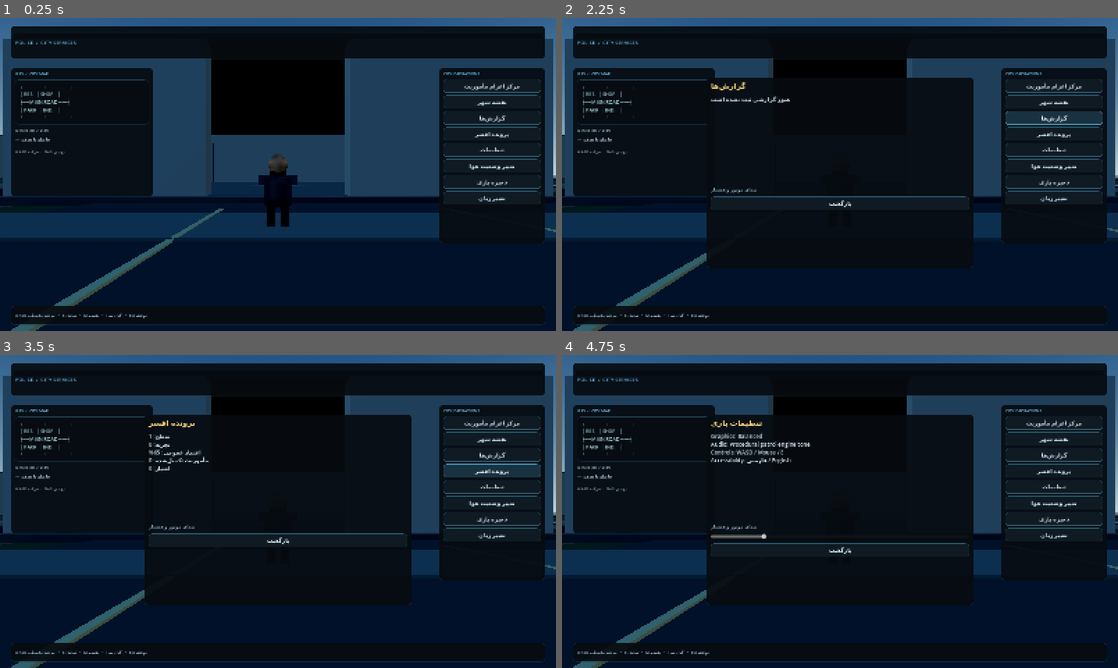
Above: before the commit, frames 1-4 (two rows, left to right).
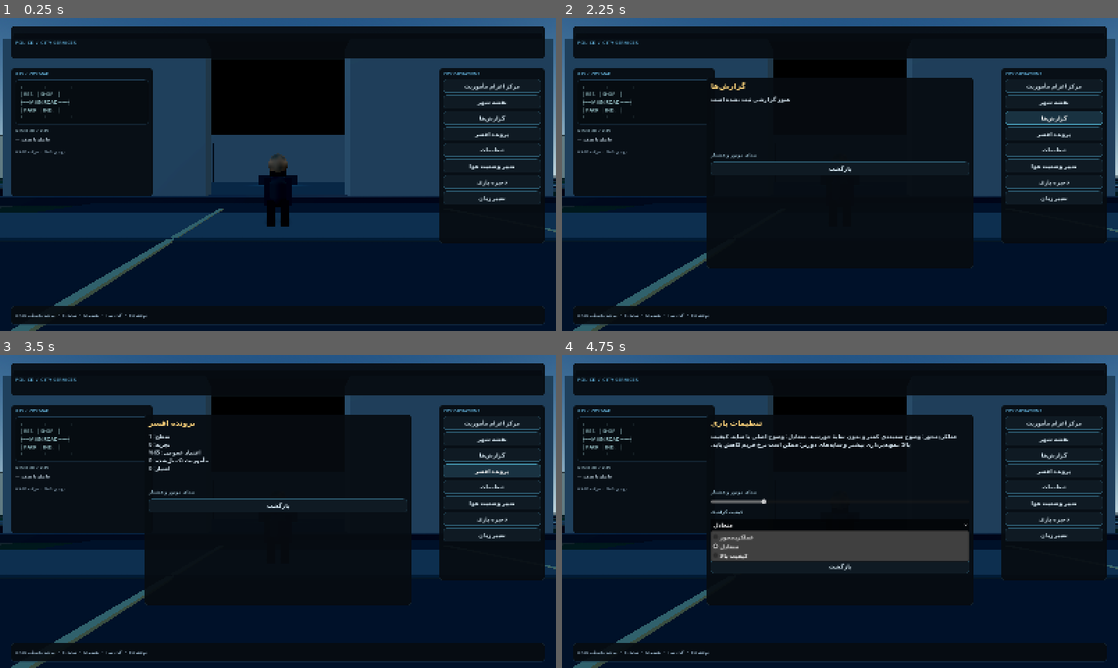
Above: after the commit, the same moments.

Repository: thedeverfankhajo-bot/Police-Simulator
Game: Godot game, scene res://scenes/boot/main.tscn
The game is run twice, just before and just after one commit, with the same random seed, the same clock (stepped at 60 frames per second) and the same inputs.
Inputs (mouse positions are in pixels of both pictures, inside the frame that each line leads up to):
- Up to frame 1 (0.25 s): no input
- Up to frame 2 (2.25 s): click "مرکز اعزام مأموریت" at 0.5 s; click "نقشه شهر" at 1.25 s; click "گزارش‌ها" at 2 s
- Up to frame 3 (3.5 s): click "پرونده افسر" at 2.75 s
- Up to frame 4 (4.75 s): click "تنظیمات" at 3.5 s; click (840, 524) at 4.25 s, where only the run after the commit has a clickable "متعادل"

The runs differ from the first frame. In frame 1, less than 0.1% of the frame differs, in the area x 0-1%, y 37-52%; in frame 2, 0.7%; in frame 3, 0.7%; in frame 4, 6.0%, in the area x 0-74%, y 24-70%.

Commit message:
Add persistent graphics and camera settings

Diff:
--- a/project.godot
+++ b/project.godot
@@ -13,6 +13,7 @@
 LocaleManager="*res://scripts/autoload/locale_manager.gd"
 SaveManager="*res://scripts/autoload/save_manager.gd"
 AudioManager="*res://scripts/autoload/audio_manager.gd"
+SettingsManager="*res://scripts/autoload/settings_manager.gd"
 
 [display]
 window/size/viewport_width=1600
--- a/scripts/autoload/locale_manager.gd
+++ b/scripts/autoload/locale_manager.gd
@@ -46,6 +46,11 @@
 		"graphics": "کیفیت گرافیک",
 		"graphics_low": "کم",
 		"graphics_high": "زیاد",
+		"graphics_performance": "عملکردمحور",
+		"graphics_balanced": "متعادل",
+		"graphics_quality": "کیفیت بالا",
+		"graphics_hint": "عملکردمحور: وضوح سه‌بعدی کمتر و بدون سایهٔ خورشید. متعادل: وضوح اصلی با سایه. کیفیت بالا: نمونه‌برداری بیشتر و سایه‌های دورتر؛ ممکن است نرخ فریم کاهش یابد.",
+		"camera_sensitivity": "حساسیت دوربین",
 		"pause": "بازی متوقف شد",
 		"pause_message": "بازی متوقف شده است. برای ادامه، بازگشت را انتخاب کنید.",
 		"objective": "هدف مأموریت",
@@ -108,6 +113,11 @@
 		"graphics": "Graphics Quality",
 		"graphics_low": "Low",
 		"graphics_high": "High",
+		"graphics_performance": "Performance",
+		"graphics_balanced": "Balanced",
+		"graphics_quality": "High Quality",
+		"graphics_hint": "Performance lowers 3D render resolution and disables sun shadows. Balanced uses native resolution and shadows. High Quality supersamples and extends shadow distance, which may reduce frame rate.",
+		"camera_sensitivity": "Camera sensitivity",
 		"pause": "Game Paused",
 		"pause_message": "The simulation is paused. Select Resume to continue.",
 		"objective": "Mission Objective",
--- /dev/null
+++ b/scripts/autoload/settings_manager.gd
@@ -0,0 +1,130 @@
+extends Node
+
+signal settings_changed
+
+const SETTINGS_PATH := "user://police_simulator_settings.cfg"
+const SETTINGS_VERSION := 1
+const QUALITY_LEVELS: Array[String] = ["performance", "balanced", "quality"]
+const QUALITY_PRESETS: Dictionary = {
+	"performance": {
+		"render_scale": 0.82,
+		"shadows_enabled": false,
+		"shadow_distance": 55.0
+	},
+	"balanced": {
+		"render_scale": 1.0,
+		"shadows_enabled": true,
+		"shadow_distance": 90.0
+	},
+	"quality": {
+		"render_scale": 1.12,
+		"shadows_enabled": true,
+		"shadow_distance": 130.0
+	}
+}
+
+var graphics_quality: String = "balanced"
+var sensitivity_scale: float = 1.0
+
+var _world_environment: WorldEnvironment
+var _sun: DirectionalLight3D
+var _player_target: Node
+var _vehicle_target: Node
+
+func _ready() -> void:
+	if FileAccess.file_exists(SETTINGS_PATH) and not load_settings():
+		push_warning("User settings could not be loaded; safe defaults remain active.")
+
+func configure_world(world_environment: WorldEnvironment, sun: DirectionalLight3D) -> void:
+	_world_environment = world_environment
+	_sun = sun
+	_apply_graphics_profile()
+
+func configure_camera_targets(player: Node, vehicle: Node) -> void:
+	_player_target = player
+	_vehicle_target = vehicle
+	_apply_camera_sensitivity()
+
+func get_quality_index() -> int:
+	return maxi(0, QUALITY_LEVELS.find(graphics_quality))
+
+func get_quality_name(index: int) -> String:
+	if index < 0 or index >= QUALITY_LEVELS.size():
+		return ""
+	return QUALITY_LEVELS[index]
+
+func set_graphics_quality(quality: String) -> bool:
+	if not QUALITY_PRESETS.has(quality):
+		return false
+	if graphics_quality == quality:
+		return true
+	graphics_quality = quality
+	_apply_graphics_profile()
+	settings_changed.emit()
+	return save_settings()
+
+func set_sensitivity_scale(value: float, persist: bool = true) -> bool:
+	if not is_finite(value) or value < 0.5 or value > 1.5:
+		return false
+	if is_equal_approx(sensitivity_scale, value):
+		return true
+	sensitivity_scale = value
+	_apply_camera_sensitivity()
+	settings_changed.emit()
+	return save_settings() if persist else true
+
+func save_settings(path: String = SETTINGS_PATH) -> bool:
+	var config := ConfigFile.new()
+	config.set_value("meta", "version", SETTINGS_VERSION)
+	config.set_value("graphics", "quality", graphics_quality)
+	config.set_value("controls", "sensitivity_scale", sensitivity_scale)
+	var error := config.save(path)
+	if error != OK:
+		push_warning("User settings could not be saved: %s" % error_string(error))
+		return false
+	return true
+
+func load_settings(path: String = SETTINGS_PATH) -> bool:
+	var config := ConfigFile.new()
+	var error := config.load(path)
+	if error != OK:
+		return false
+	var version: Variant = config.get_value("meta", "version", null)
+	var quality: Variant = config.get_value("graphics", "quality", null)
+	var sensitivity: Variant = config.get_value("controls", "sensitivity_scale", null)
+	if not (version is int or version is float) or not is_equal_approx(float(version), float(SETTINGS_VERSION)):
+		return false
+	if not quality is String or not QUALITY_PRESETS.has(quality):
+		return false
+	if not (sensitivity is int or sensitivity is float):
+		return false
+	var numeric_sensitivity := float(sensitivity)
+	if not is_finite(numeric_sensitivity) or numeric_sensitivity < 0.5 or numeric_sensitivity > 1.5:
+		return false
+	graphics_quality = quality
+	sensitivity_scale = numeric_sensitivity
+	_apply_graphics_profile()
+	_apply_camera_sensitivity()
+	settings_changed.emit()
+	return true
+
+func get_graphics_summary(language_code: String = "fa") -> String:
+	if language_code == "en":
+		return "Graphics settings apply immediately. High Quality uses 1.12x supersampling and longer sun-shadow distance; actual frame rate depends on the PC."
+	return "تنظیمات گرافیکی فوراً اعمال می‌شوند. کیفیت بالا از نمونه‌برداری ۱٫۱۲ برابری و فاصلهٔ بیشتر سایهٔ خورشید استفاده می‌کند؛ نرخ فریم به سخت‌افزار PC بستگی دارد."
+
+func _apply_graphics_profile() -> void:
+	var profile: Dictionary = QUALITY_PRESETS.get(graphics_quality, QUALITY_PRESETS["balanced"])
+	var viewport := get_viewport()
+	if viewport != null:
+		viewport.scaling_3d_mode = Viewport.SCALING_3D_MODE_BILINEAR
+		viewport.scaling_3d_scale = float(profile["render_scale"])
+	if is_instance_valid(_sun):
+		_sun.shadow_enabled = bool(profile["shadows_enabled"])
+		_sun.directional_shadow_max_distance = float(profile["shadow_distance"])
+
+func _apply_camera_sensitivity() -> void:
+	if is_instance_valid(_player_target) and _player_target.has_method("set_camera_sensitivity"):
+		_player_target.call("set_camera_sensitivity", 0.0025 * sensitivity_scale)
+	if is_instance_valid(_vehicle_target) and _vehicle_target.has_method("set_camera_sensitivity"):
+		_vehicle_target.call("set_camera_sensitivity", 0.0022 * sensitivity_scale)
--- a/scripts/player/player_controller.gd
+++ b/scripts/player/player_controller.gd
@@ -122,6 +122,11 @@
 		camera.current = enabled
 	visible = enabled
 
+func set_camera_sensitivity(value: float) -> void:
+	if not is_finite(value):
+		return
+	camera_sensitivity = clampf(value, 0.001, 0.006)
+
 func get_active_camera() -> Camera3D:
 	return camera
 
--- a/scripts/ui/hud.gd
+++ b/scripts/ui/hud.gd
@@ -26,6 +26,11 @@
 var dialogue: PanelContainer
 var _overlay_content: VBoxContainer
 var _volume_slider: HSlider
+var _graphics_label: Label
+var _graphics_option: OptionButton
+var _settings_hint: Label
+var _sensitivity_label: Label
+var _sensitivity_slider: HSlider
 var _dialog_copy: Label
 var _root: Control
 var paused: bool = false
@@ -128,7 +133,7 @@
 	overlay_body.bbcode_enabled = true
 	overlay_body.fit_content = true
 	overlay_body.scroll_active = true
-	overlay_body.custom_minimum_size = Vector2(0, 250)
+	overlay_body.custom_minimum_size = Vector2(0, 150)
 	overlay_body.add_theme_color_override("default_color", Color(0.82, 0.88, 0.92))
 	overlay_col.add_child(overlay_body)
 	_overlay_content = overlay_col
@@ -141,6 +146,30 @@
 	_volume_slider.value = AudioManager.master_volume
 	_volume_slider.value_changed.connect(func(value: float): AudioManager.master_volume = value)
 	overlay_col.add_child(_volume_slider)
+	_graphics_label = _label(LocaleManager.translate("graphics"), 13, Color(0.62,0.76,0.83))
+	overlay_col.add_child(_graphics_label)
+	_graphics_option = OptionButton.new()
+	_graphics_option.custom_minimum_size = Vector2(0, 34)
+	_graphics_option.size_flags_horizontal = Control.SIZE_EXPAND_FILL
+	_graphics_option.add_item(LocaleManager.translate("graphics_performance"), 0)
+	_graphics_option.add_item(LocaleManager.translate("graphics_balanced"), 1)
+	_graphics_option.add_item(LocaleManager.translate("graphics_quality"), 2)
+	_graphics_option.select(SettingsManager.get_quality_index())
+	_graphics_option.item_selected.connect(func(index: int): SettingsManager.set_graphics_quality(SettingsManager.get_quality_name(index)))
+	overlay_col.add_child(_graphics_option)
+	_settings_hint = _label(LocaleManager.translate("graphics_hint"), 11, Color(0.56,0.67,0.74))
+	_settings_hint.autowrap_mode = TextServer.AUTOWRAP_WORD_SMART
+	overlay_col.add_child(_settings_hint)
+	_sensitivity_label = _label(LocaleManager.translate("camera_sensitivity"), 13, Color(0.62,0.76,0.83))
+	overlay_col.add_child(_sensitivity_label)
+	_sensitivity_slider = HSlider.new()
+	_sensitivity_slider.min_value = 0.5
+	_sensitivity_slider.max_value = 1.5
+	_sensitivity_slider.step = 0.05
+	_sensitivity_slider.value = SettingsManager.sensitivity_scale
+	_sensitivity_slider.value_changed.connect(func(value: float): SettingsManager.set_sensitivity_scale(value, false))
+	_sensitivity_slider.drag_ended.connect(func(_changed: bool): SettingsManager.save_settings())
+	overlay_col.add_child(_sensitivity_slider)
 	_action(overlay_col, "back", func(): close_panels())
 
 	dialogue = _make_panel(root, Vector2(0.3, 0.32), Vector2(0.7, 0.68))
@@ -266,10 +295,15 @@
 			body = LocaleManager.translate("pause_message")
 		"settings":
 			title = LocaleManager.translate("settings_title")
-			body = "Graphics: Balanced\nAudio: Procedural patrol engine tone\nControls: WASD / Mouse / E\nAccessibility: فارسی / English"
+			body = LocaleManager.translate("graphics_hint")
 	overlay_title.text = title
 	overlay_body.text = body
 	_volume_slider.visible = kind == "settings"
+	_graphics_label.visible = kind == "settings"
+	_graphics_option.visible = kind == "settings"
+	_settings_hint.visible = kind == "settings"
+	_sensitivity_label.visible = kind == "settings"
+	_sensitivity_slider.visible = kind == "settings"
 	overlay.visible = true
 	dispatch_panel.visible = false
 	_set_mouse(true)
@@ -314,3 +348,13 @@
 			item.text = LocaleManager.translate(str(item.get_meta("translation_key", "")))
 	if is_instance_valid(_dialog_copy):
 		_dialog_copy.text = LocaleManager.translate("citizen_text")
+	if is_instance_valid(_graphics_label):
+		_graphics_label.text = LocaleManager.translate("graphics")
+	if is_instance_valid(_graphics_option):
+		_graphics_option.set_item_text(0, LocaleManager.translate("graphics_performance"))
+		_graphics_option.set_item_text(1, LocaleManager.translate("graphics_balanced"))
+		_graphics_option.set_item_text(2, LocaleManager.translate("graphics_quality"))
+	if is_instance_valid(_settings_hint):
+		_settings_hint.text = LocaleManager.translate("graphics_hint")
+	if is_instance_valid(_sensitivity_label):
+		_sensitivity_label.text = LocaleManager.translate("camera_sensitivity")
--- a/scripts/vehicles/police_vehicle.gd
+++ b/scripts/vehicles/police_vehicle.gd
@@ -12,6 +12,7 @@
 var siren_on: bool = false
 var headlights_on: bool = true
 var speed_kmh: float = 0.0
+var camera_sensitivity: float = 0.0022
 var _longitudinal_speed: float = 0.0
 var _camera: Camera3D
 var _camera_pivot: Node3D
@@ -93,8 +94,8 @@
 	if not driven or Input.mouse_mode != Input.MOUSE_MODE_CAPTURED:
 		return
 	if event is InputEventMouseMotion:
-		_camera_pivot.rotation.y -= event.relative.x * 0.0022
-		_camera_pitch = clampf(_camera_pitch - event.relative.y * 0.0018, -0.55, 0.25)
+		_camera_pivot.rotation.y -= event.relative.x * camera_sensitivity
+		_camera_pitch = clampf(_camera_pitch - event.relative.y * camera_sensitivity * 0.82, -0.55, 0.25)
 		_camera_pivot.rotation.x = _camera_pitch
 
 func _physics_process(delta: float) -> void:
@@ -135,6 +136,11 @@
 	AudioManager.set_engine_intensity(clampf(absf(_longitudinal_speed) / max_speed, 0.0, 1.0) if driven else 0.0)
 	vehicle_state_changed.emit(speed_kmh, siren_on)
 
+func set_camera_sensitivity(value: float) -> void:
+	if not is_finite(value):
+		return
+	camera_sensitivity = clampf(value, 0.001, 0.006)
+
 func set_driven(value: bool) -> void:
 	driven = value
 	_camera.current = value
--- a/scripts/world/main.gd
+++ b/scripts/world/main.gd
@@ -102,6 +102,7 @@
 	sun.shadow_enabled = true
 	sun.directional_shadow_max_distance = 110.0
 	add_child(sun)
+	SettingsManager.configure_world(environment_node, sun)
 	rain = GPUParticles3D.new()
 	rain.amount = 360
 	rain.lifetime = 2.2
@@ -189,6 +190,7 @@
 	patrol_car.name = "PatrolSedan"
 	patrol_car.position = Vector3(29,0.2,47)
 	add_child(patrol_car)
+	SettingsManager.configure_camera_targets(player, patrol_car)
 	patrol_car.add_to_group("interactables")
 	patrol_car.set_meta("interaction_type","vehicle")
 	patrol_car.set_meta("prompt","خودروی گشت  •  E ورود")
--- a/tests/smoke_test.gd
+++ b/tests/smoke_test.gd
@@ -776,6 +776,98 @@
 		quit(1)
 		return
 	hud.call("close_panels")
+
+	# Runtime graphics and input settings must apply and survive a ConfigFile round trip.
+	var settings_manager: Node = root.get_node_or_null("SettingsManager")
+	if settings_manager == null:
+		push_error("Smoke test failed: SettingsManager autoload was not found.")
+		quit(1)
+		return
+	var original_quality := str(settings_manager.get("graphics_quality"))
+	var original_sensitivity := float(settings_manager.get("sensitivity_scale"))
+	var root_viewport := get_root().get_viewport()
+	var sun_light := instance.get_node_or_null("DirectionalLight3D") as DirectionalLight3D
+	var officer := instance.get_node_or_null("PlayerOfficer")
+	var patrol_vehicle := instance.get_node_or_null("PatrolSedan")
+	if sun_light == null or officer == null or patrol_vehicle == null:
+		push_error("Smoke test failed: graphics or camera targets were not registered in the world.")
+		quit(1)
+		return
+	if not bool(settings_manager.call("set_graphics_quality", "performance")):
+		push_error("Smoke test failed: the performance graphics profile could not be applied.")
+		quit(1)
+		return
+	if not is_equal_approx(root_viewport.scaling_3d_scale, 0.82) or sun_light.shadow_enabled:
+		push_error("Smoke test failed: performance profile did not lower render scale and disable sun shadows.")
+		quit(1)
+		return
+	if not bool(settings_manager.call("set_graphics_quality", "balanced")):
+		push_error("Smoke test failed: the balanced graphics profile could not be applied.")
+		quit(1)
+		return
+	if not is_equal_approx(root_viewport.scaling_3d_scale, 1.0) or not sun_light.shadow_enabled:
+		push_error("Smoke test failed: balanced profile did not restore native render scale and sun shadows.")
+		quit(1)
+		return
+	if not bool(settings_manager.call("set_graphics_quality", "quality")):
+		push_error("Smoke test failed: the high-quality graphics profile could not be applied.")
+		quit(1)
+		return
+	if not is_equal_approx(root_viewport.scaling_3d_scale, 1.12):
+		push_error("Smoke test failed: high-quality profile did not enable the configured supersampling scale.")
+		quit(1)
+		return
+	if bool(settings_manager.call("set_graphics_quality", "ultra")):
+		push_error("Smoke test failed: an unknown graphics profile was accepted.")
+		quit(1)
+		return
+	if not bool(settings_manager.call("set_sensitivity_scale", 1.25)):
+		push_error("Smoke test failed: camera sensitivity scale could not be changed.")
+		quit(1)
+		return
+	if not is_equal_approx(float(officer.get("camera_sensitivity")), 0.003125):
+		push_error("Smoke test failed: officer camera sensitivity was not updated.")
+		quit(1)
+		return
+	if not is_equal_approx(float(patrol_vehicle.get("camera_sensitivity")), 0.00275):
+		push_error("Smoke test failed: patrol vehicle camera sensitivity was not updated.")
+		quit(1)
+		return
+	if bool(settings_manager.call("set_sensitivity_scale", INF)):
+		push_error("Smoke test failed: non-finite camera sensitivity was accepted.")
+		quit(1)
+		return
+	var settings_test_path := "user://police_simulator_settings_smoke.cfg"
+	if not bool(settings_manager.call("save_settings", settings_test_path)):
+		push_error("Smoke test failed: graphics settings could not be written to ConfigFile.")
+		quit(1)
+		return
+	settings_manager.call("set_graphics_quality", "performance")
+	settings_manager.call("set_sensitivity_scale", 0.75)
+	if not bool(settings_manager.call("load_settings", settings_test_path)):
+		push_error("Smoke test failed: saved graphics settings could not be loaded.")
+		quit(1)
+		return
+	if str(settings_manager.get("graphics_quality")) != "quality" or not is_equal_approx(float(settings_manager.get("sensitivity_scale")), 1.25):
+		push_error("Smoke test failed: graphics settings did not survive a ConfigFile round trip.")
+		quit(1)
+		return
+	if not bool(settings_manager.call("set_graphics_quality", original_quality)):
+		push_error("Smoke test failed: original graphics quality could not be restored.")
+		quit(1)
+		return
+	if not bool(settings_manager.call("set_sensitivity_scale", original_sensitivity)):
+		push_error("Smoke test failed: original camera sensitivity could not be restored.")
+		quit(1)
+		return
+	var settings_test_absolute_path := ProjectSettings.globalize_path(settings_test_path)
+	if FileAccess.file_exists(settings_test_path):
+		var settings_cleanup_error := DirAccess.remove_absolute(settings_test_absolute_path)
+		if settings_cleanup_error != OK:
+			push_error("Smoke test failed: temporary settings test file could not be removed.")
+			quit(1)
+			return
+
 	instance.queue_free()
 	await process_frame
 	print("POLICE SIMULATOR 3D smoke test passed: world, managers, multi-stage missions, save recovery, district catalog, modular roads/buildings, traffic lane filtering, directional signal phases, interactables, and UI overlays initialized.")
